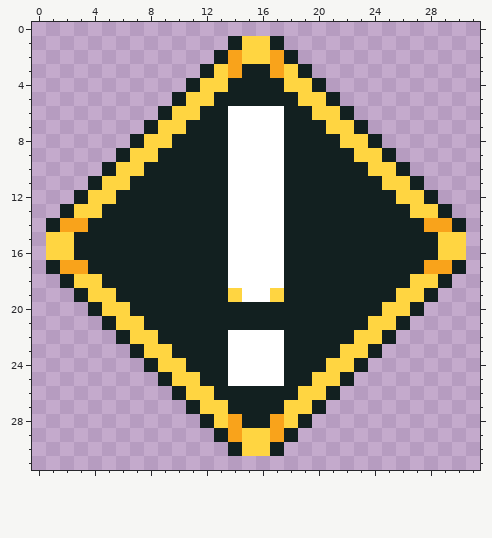
Pixel-art file: assets/icons/e_exclamationmark.aseprite. Above, as it was before the edit.
32x32 pixels, 1 frame.
Now the later version:
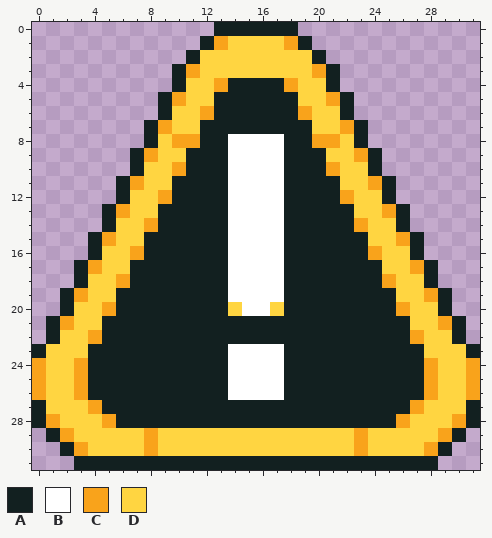
Palette (. is transparent): A #122020  B #ffffff  C #f9a31b  D #ffd541
The edit:
@@ x 0..31 @@
- 0 ................................
- 1 ..............ADDA..............
- 2 .............ACDDCA.............
- 3 ............ADCAACDA............
- 4 ...........ADDAAAADDA...........
- 5 ..........ADDAAAAAADDA..........
- 6 .........ADDAABBBBAADDA.........
- 7 ........ADDAAABBBBAAADDA........
- 8 .......ADDAAAABBBBAAAADDA.......
- 9 ......ADDAAAAABBBBAAAAADDA......
-10 .....ADDAAAAAABBBBAAAAAADDA.....
-11 ....ADDAAAAAAABBBBAAAAAAADDA....
-12 ...ADDAAAAAAAABBBBAAAAAAAADDA...
-13 ..ADDAAAAAAAAABBBBAAAAAAAAADDA..
-14 .ACCAAAAAAAAAABBBBAAAAAAAAAACCA.
-15 .DDAAAAAAAAAAABBBBAAAAAAAAAAADD.
-16 .DDAAAAAAAAAAABBBBAAAAAAAAAAADD.
-17 .ACCAAAAAAAAAABBBBAAAAAAAAAACCA.
-18 ..ADDAAAAAAAAABBBBAAAAAAAAADDA..
-19 ...ADDAAAAAAAADBBDAAAAAAAADDA...
-20 ....ADDAAAAAAAAAAAAAAAAAADDA....
-21 .....ADDAAAAAAAAAAAAAAAADDA.....
-22 ......ADDAAAAABBBBAAAAADDA......
-23 .......ADDAAAABBBBAAAADDA.......
-24 ........ADDAAABBBBAAADDA........
-25 .........ADDAABBBBAADDA.........
-26 ..........ADDAAAAAADDA..........
-27 ...........ADDAAAADDA...........
-28 ............ADCAACDA............
-29 .............ACDDCA.............
-30 ..............ADDA..............
-31 ................................
+ 0 .............AAAAAA.............
+ 1 ............ACDDDDCA............
+ 2 ...........ADDDDDDDDA...........
+ 3 ..........ACDDDDDDDDCA..........
+ 4 ..........ADDCAAAACDDA..........
+ 5 .........ACDDAAAAAADDCA.........
+ 6 .........ADDCAAAAAACDDA.........
+ 7 ........ACDDAAAAAAAADDCA........
+ 8 ........ADCCAABBBBAACCDA........
+ 9 .......ACDDAAABBBBAAADDCA.......
+10 .......ADDCAAABBBBAAACDDA.......
+11 ......ACDDAAAABBBBAAAADDCA......
+12 ......ADDCAAAABBBBAAAACDDA......
+13 .....ACDDAAAAABBBBAAAAADDCA.....
+14 .....ADDCAAAAABBBBAAAAACDDA.....
+15 ....ACDDAAAAAABBBBAAAAAADDCA....
+16 ....ADDCAAAAAABBBBAAAAAACDDA....
+17 ...ACDDAAAAAAABBBBAAAAAAADDCA...
+18 ...ADDCAAAAAAABBBBAAAAAAACDDA...
+19 ..ACDDAAAAAAAABBBBAAAAAAAADDCA..
+20 ..ADDCAAAAAAAADBBDAAAAAAAACDDA..
+21 .ACDDAAAAAAAAAAAAAAAAAAAAAADDCA.
+22 .ADDCAAAAAAAAAAAAAAAAAAAAAACDDA.
+23 ADDDAAAAAAAAAABBBBAAAAAAAAAADDDA
+24 CDDCAAAAAAAAAABBBBAAAAAAAAAACDDC
+25 CDDCAAAAAAAAAABBBBAAAAAAAAAACDDC
+26 CDDCAAAAAAAAAABBBBAAAAAAAAAACDDC
+27 ADDDCAAAAAAAAAAAAAAAAAAAAAACDDDA
+28 ACDDDCAAAAAAAAAAAAAAAAAAAACDDDCA
+29 .ACDDDDDCDDDDDDDDDDDDDDCDDDDDCA.
+30 ..ACDDDDCDDDDDDDDDDDDDDCDDDDCA..
+31 ...AAAAAAAAAAAAAAAAAAAAAAAAAA...
Changed places in both pictures, as pixel boxes (x1, y1, x2, y2):
changed: (32, 22, 480, 470)
